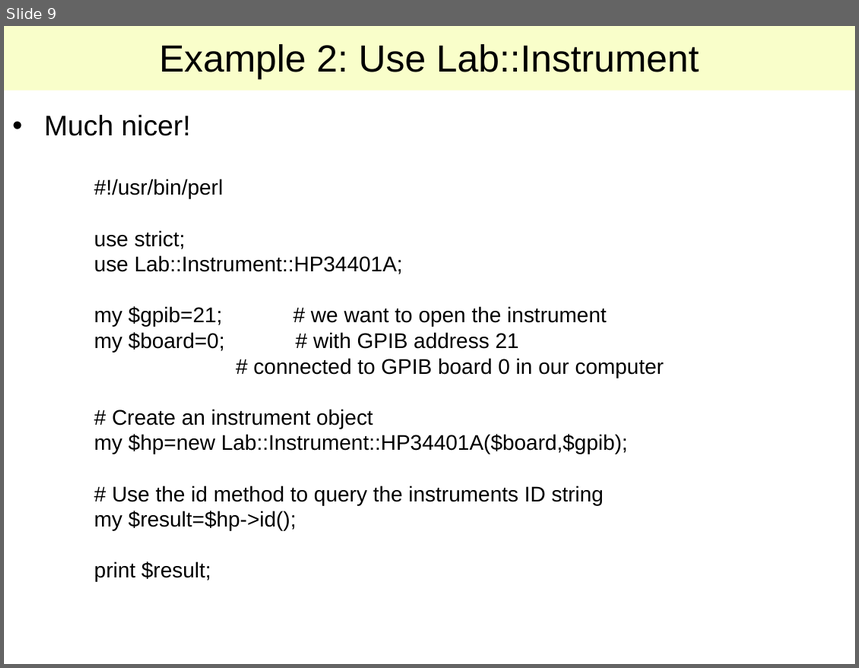
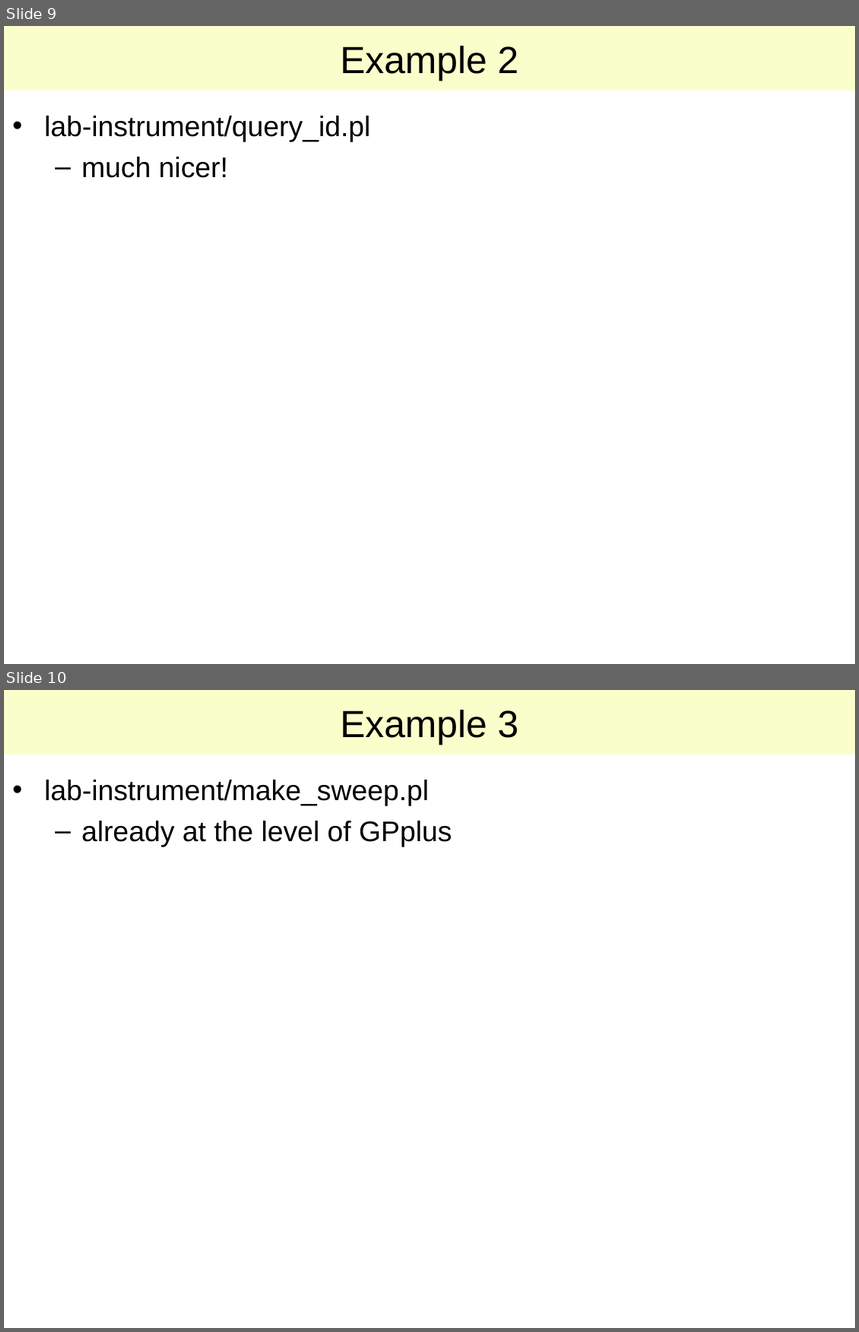
Before and after one commit to lab-measurement/Lab-VISA, a slide deck: Tutorial/Talk/Lab-VISA.ppt. Shown one above the other, each under a label of ours: slide 9 before the commit, slides 9 and 10 after it. The pictures are 859x668 and 859x1332 pixels, drawn with LibreOffice and Linux fonts; fonts in the diff are those of the drawing. Boxes give left, top, right and bottom in pixels: in the first picture for what was removed or moved away, otherwise in the second. Text is boxed around its words. In the diff, an @@ line names an element or a change of style, - is before the commit and + after.

Commit message:
Reverted latest modifications.
The updates to the slides looked terrible and did not add any valuable information. Nobody wants to read source code like this, neither during a real talk nor on the screen. You can open the examples in a parallel editor.

The HTML version was even more unusable.

I will add a PDF version to the website.

Sorry, eh..

```diff
--- a/Tutorial/Talk/Lab-VISA.ppt
+++ b/Tutorial/Talk/Lab-VISA.ppt
@@ slide 10 added at (4,690,855,1328), background #FFFFFF @@
@@ title added at (4,690,855,755), fill #F9FECA, 32 pt, text #000000 @@
+Example 3
@@ text added at (44,780,452,847), 24 pt, text #000000 @@
+• lab-instrument/make_sweep.pl
+  – already at the level of GPplus
@@ slide 9 changed as well @@
@@ title at (340,46,519,81): text changed @@
-Example 2: Use Lab::Instrument
+Example 2
@@ text at (44,116,370,178): text changed @@
-• Much nicer!
+• lab-instrument/query_id.pl
+  – much nicer!
@@ text removed at (94,179,664,582) @@
-#!/usr/bin/perl
-use strict;
-use Lab::Instrument::HP34401A;
-my $gpib=21; # we want to open the instrument
-my $board=0; # with GPIB address 21
-# connected to GPIB board 0 in our computer
-# Create an instrument object
-my $hp=new Lab::Instrument::HP34401A($board,$gpib);
-# Use the id method to query the instruments ID string
-my $result=$hp->id();
-print $result;
```
Also in this commit, not shown: 11 other slides changed, 4 other slides added, 3 slides removed, 2 other files.
